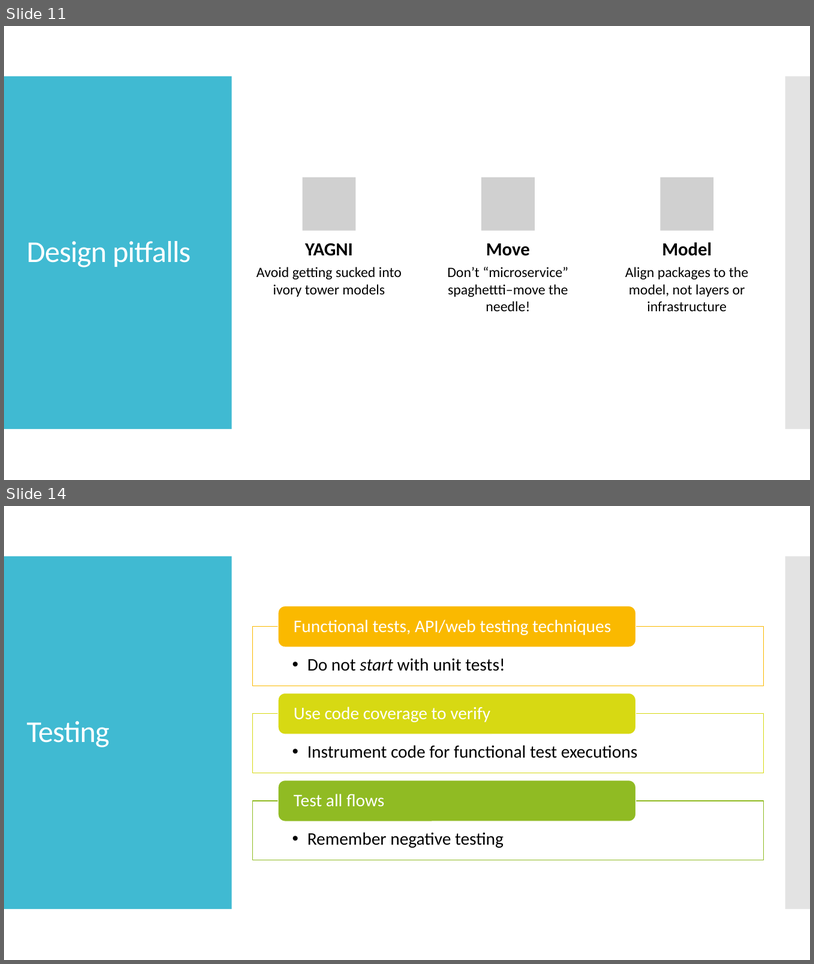
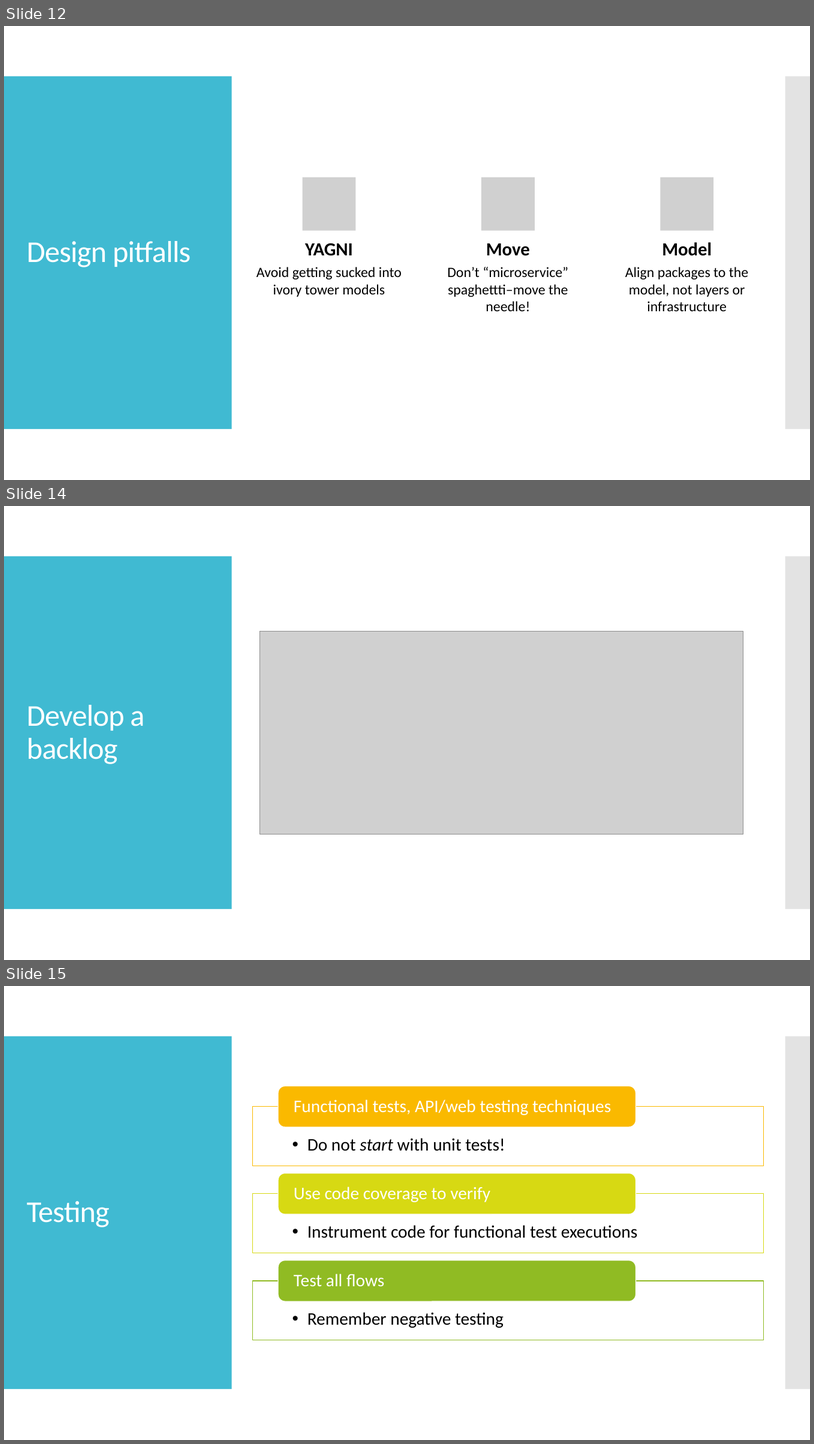
Before and after one commit to nathanagood/tccc2019, a slide deck: on-graceful-decomposition.pptx. Shown one above the other, each under a label of ours: slides 11 and 14 before the commit, slides 12, 14 and 15 after it; the slides between them are not shown. The pictures are 814x964 and 814x1444 pixels, drawn with LibreOffice and Linux fonts; fonts in the diff are those of the drawing; grey boxes stand for pictures. Boxes give left, top, right and bottom in pixels: in the first picture for what was removed or moved away, otherwise in the second. Text is boxed around its words. In the diff, an @@ line names an element or a change of style, - is before the commit and + after.

```diff
--- a/on-graceful-decomposition.pptx
+++ b/on-graceful-decomposition.pptx
@@ slide 14 added at (4, 506, 810, 960), background #FFFFFF; not listed: 2 template elements that a slide beside it also shows @@
@@ picture added at (260, 631, 744, 834) @@
@@ title added at (27, 705, 144, 764), 36 pt, text #FFFFFF @@
+Develop a backlog
@@ what was slide 11 is now slide 12 @@
@@ what was slide 14 is now slide 15 @@
```
Also in this commit, not shown: 6 slides changed, 2 other slides added.
